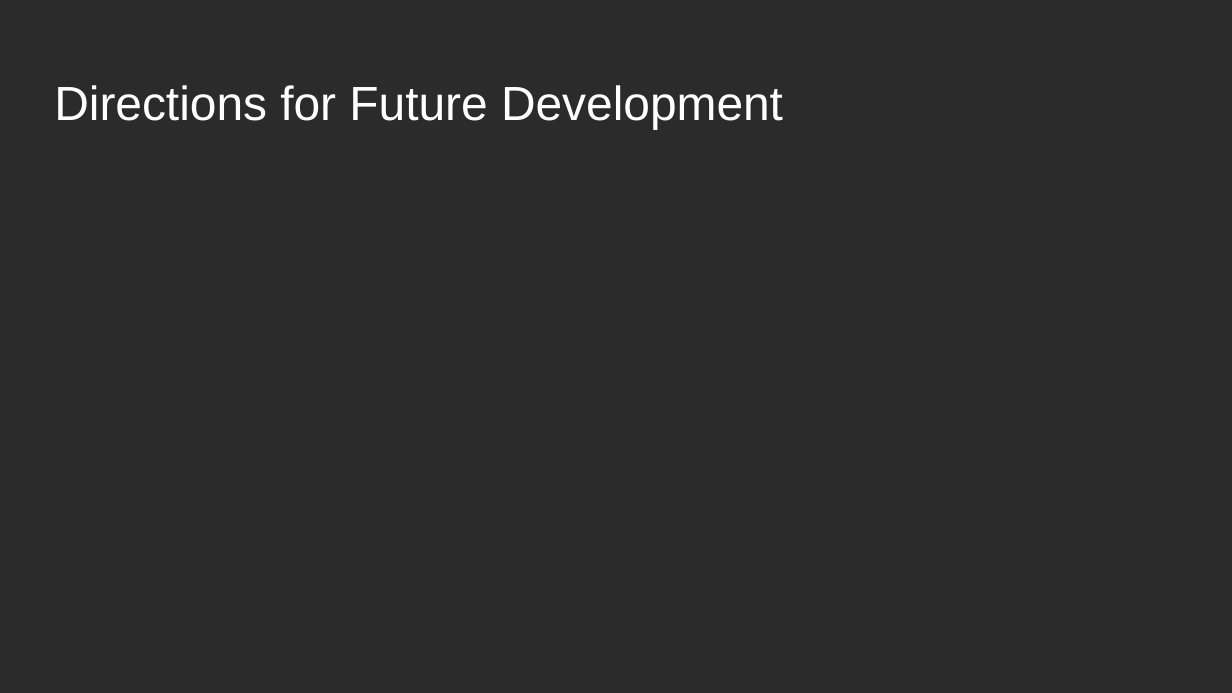
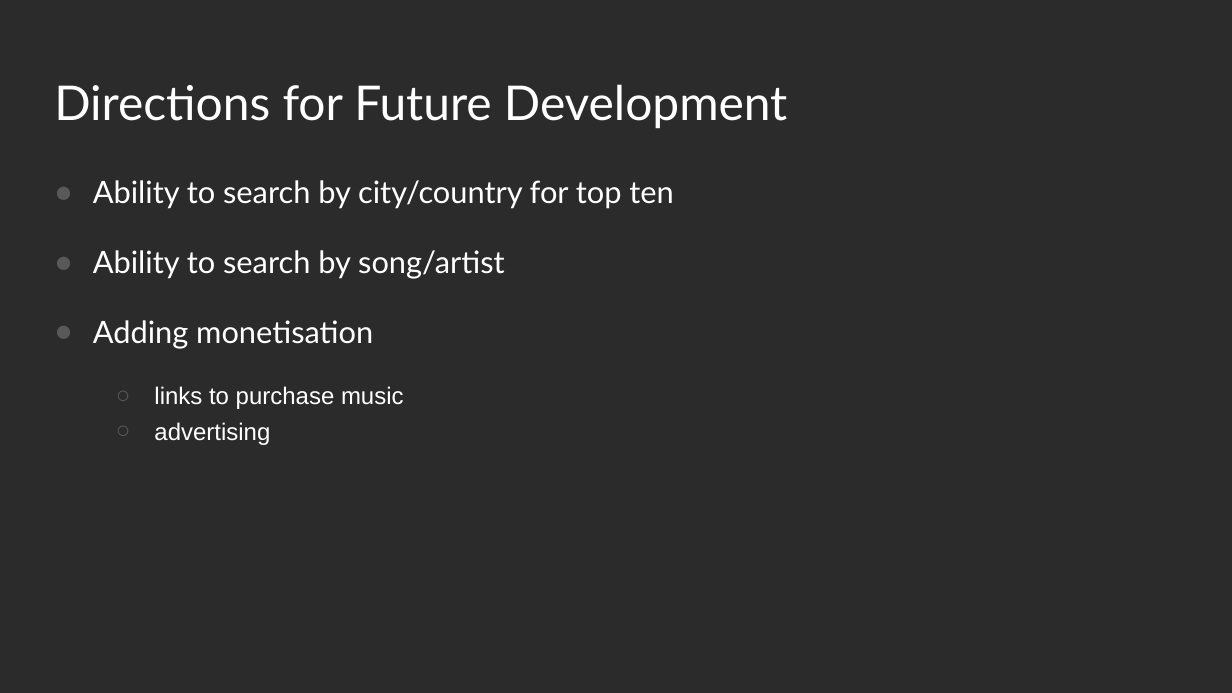
Before and after one commit to rschragger/MAR, a slide deck: slide 9 of project/MAR Project-Presentation.pptx. Drawn at 1232x693 pixels with LibreOffice and Linux fonts; fonts in the diff are those of the drawing; background and template pictures are left out; a plain dark background stands for a picture behind light text. Boxes give left, top, right and bottom in pixels: in the first picture for what was removed or moved away, otherwise in the second. Text is boxed around its words. In the diff, an @@ line names an element or a change of style, - is before the commit and + after.

```diff
--- a/project/MAR Project-Presentation.pptx
+++ b/project/MAR Project-Presentation.pptx
@@ title "Directions for Future Development" at box(54, 84, 787, 129): font Arial to Lato @@
@@ text added at box(93, 180, 673, 445), 18 pt, text #FFFFFF @@
+● Ability to search by city/country for top ten
+● Ability to search by song/artist
+● Adding monetisation
+  ○ links to purchase music
+  ○ advertising
```
Also in this commit, not shown: 9 other slides changed.
